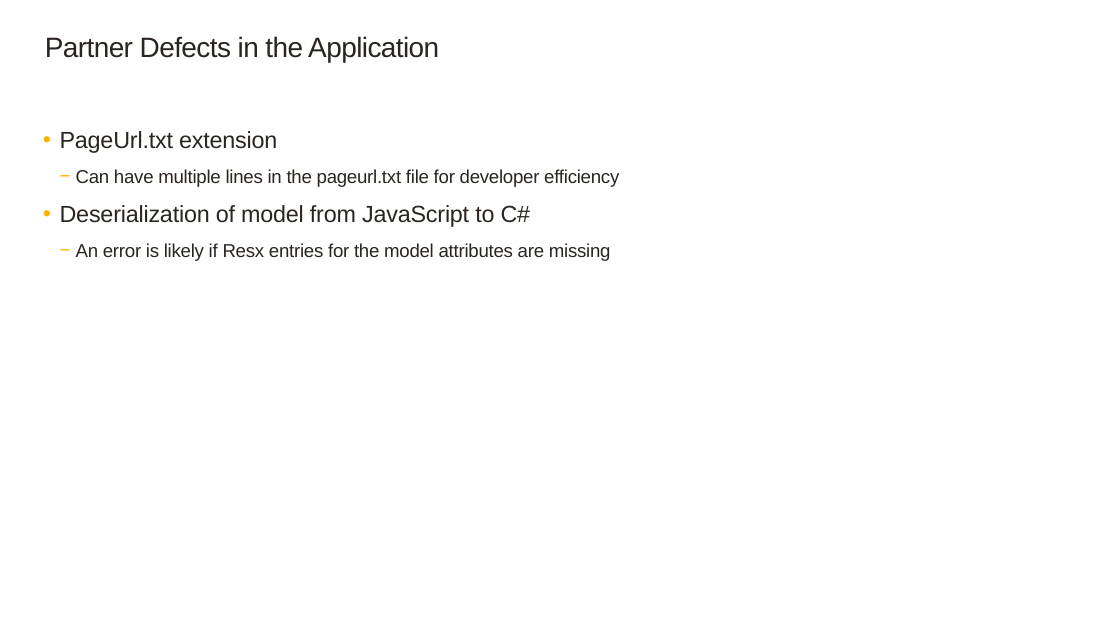
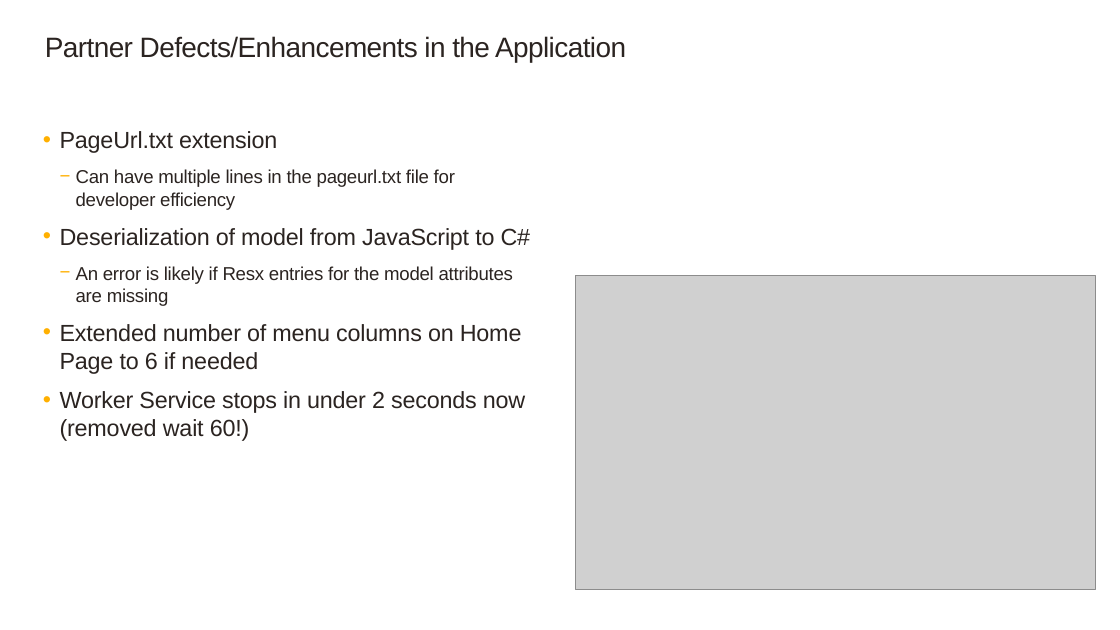
Before and after one commit to SageNADev/Sage300-SDK, a slide deck: slide 10 of docs/presentations/Sage300SDK_20192WebSDKOverview.pptx. Drawn at 1120x630 pixels with LibreOffice and Linux fonts; fonts in the diff are those of the drawing; grey boxes stand for pictures; background and template pictures are left out. Boxes give left, top, right and bottom in pixels: in the first picture for what was removed or moved away, otherwise in the second. Text is boxed around its words. In the diff, an @@ line names an element or a change of style, - is before the commit and + after.

```diff
--- a/docs/presentations/Sage300SDK_20192WebSDKOverview.pptx
+++ b/docs/presentations/Sage300SDK_20192WebSDKOverview.pptx
@@ title at (x1=45, y1=36, x2=626, y2=62): text changed @@
-Partner Defects in the Application
+Partner Defects/Enhancements in the Application
@@ picture added at (x1=576, y1=276, x2=1096, y2=589) @@
@@ text at (x1=60, y1=324, x2=525, y2=441): paragraphs added @@
+  • Extended number of menu columns on Home Page to 6 if needed
+  • Worker Service stops in under 2 seconds now (removed wait 60!)
```
Also in this commit, not shown: 2 other slides changed, 1 other file.
